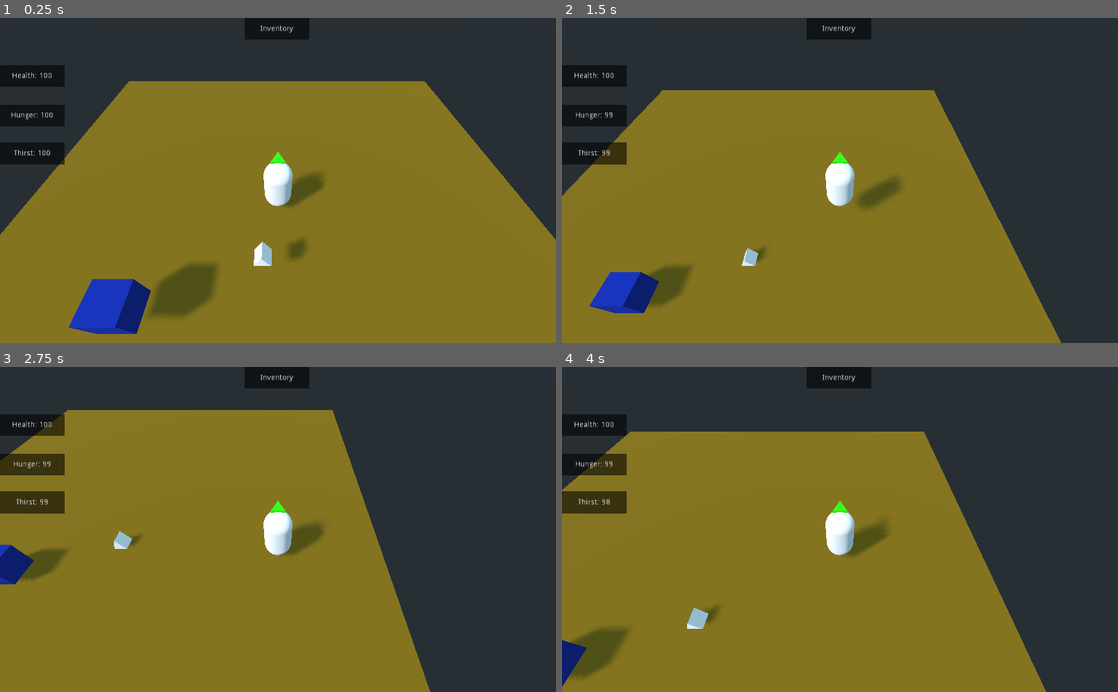
Above: before the commit, frames 1-4 (two rows, left to right).
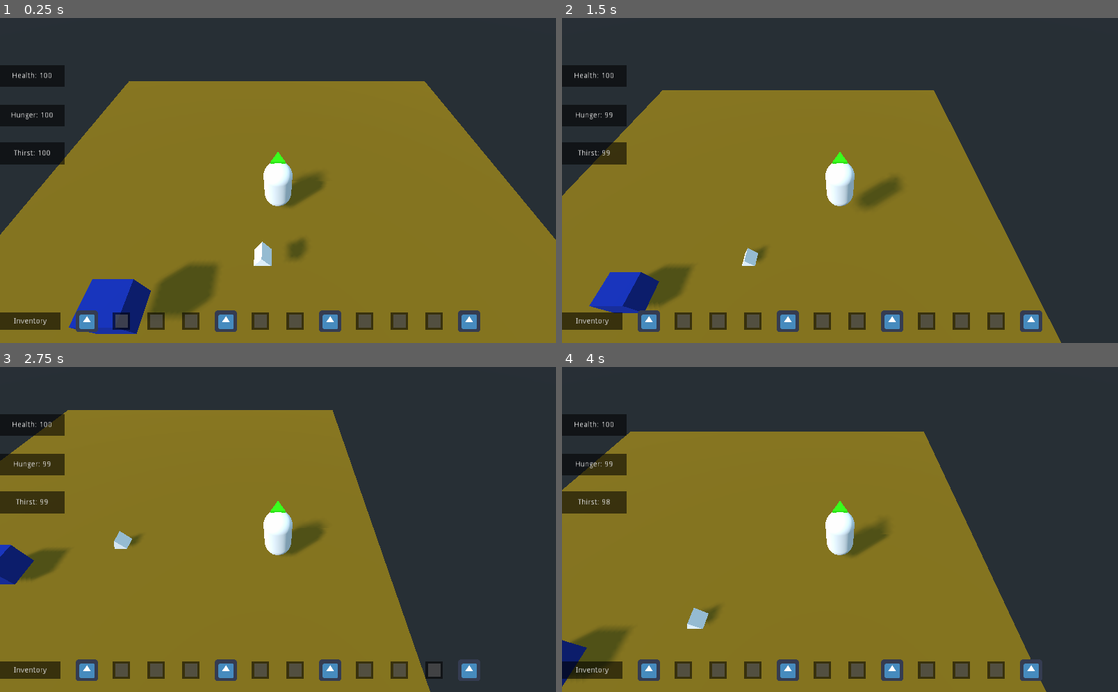
Above: after the commit, the same moments.

Repository: tjhosek/13-Final-Project
Game: Godot game, scene res://Scenes/TestWorld.tscn
The game is run twice, just before and just after one commit, with the same random seed, the same clock (stepped at 60 frames per second) and the same inputs. The engine's default icon, where the game draws it, is replaced by a stand-in: a white triangle on a blue panel in a dark square.
Inputs (mouse positions are in pixels of both pictures, inside the frame that each line leads up to):
- Up to frame 1 (0.25 s): no input
- Up to frame 2 (1.5 s): move the mouse to (962, 164) at 0.52 s; press the mouse at (962, 164) at 0.53 s; hold D (move_right) 0.53-1.28 s; tap Space (jump) at 0.77 s; move the mouse to (728, 196) at 1.27 s; release the mouse at (728, 196) at 1.28 s; hold S (move_down) from 1.28 s (still down); click (728, 196) at 1.35 s
- Up to frame 3 (2.75 s): tap Space (jump) at 1.52 s; move the mouse to (333, 458) at 2.02 s; release S (move_down) at 2.03 s; press the mouse at (333, 458) at 2.03 s; hold D (move_right) from 2.03 s (still down)
- Up to frame 4 (4 s): move the mouse to (812, 594) at 2.77 s; release D (move_right) at 2.78 s; release the mouse at (812, 594) at 2.78 s; hold W (move_up) 2.78-3.53 s; click (812, 594) at 2.85 s; tap Space (jump) at 3.02, 3.77 s; move the mouse to (1006, 578) at 3.52 s; press the mouse at (1006, 578) at 3.53 s; hold A (move_left) from 3.53 s (still down)

The runs differ from the first frame. In frame 1, 3.7% of the frame differs, in the area x 0-87%, y 0-97%; in frame 2, 3.7%; in frame 3, 3.7%; in frame 4, 3.7%.

Commit message:
Added hotbar

Diff:
--- /dev/null
+++ b/Project/Scenes/InventoryItem.gd
@@ -0,0 +1,34 @@
+extends Area2D
+
+var dragged = false
+var moused_over = false
+
+# Called when the node enters the scene tree for the first time.
+func _ready():
+	pass # Replace with function body.
+
+func _physics_process(delta):
+	if moused_over and Input.is_action_pressed("left_click"):
+		position = get_viewport().get_mouse_position()
+		dragged = true
+	else:
+		position = get_closest_item_holder().position
+
+func _on_InventoryItem_mouse_entered():
+	if not Input.is_action_pressed("left_click"):
+		moused_over = true
+
+func _on_InventoryItem_mouse_exited():
+	if not Input.is_action_pressed("left_click"):
+		moused_over = false
+
+func get_closest_item_holder():
+	var holders = get_tree().get_nodes_in_group("Inventory Item Holder")
+	var min_distance = position.distance_squared_to(holders[0].position)
+	var closest_holder = holders[0]
+	for holder in holders:
+		var distance = position.distance_squared_to(holder.position)
+		if distance < min_distance:
+			closest_holder = holder
+			min_distance = distance
+	return closest_holder
--- /dev/null
+++ b/Project/Scenes/InventoryItem.tscn
@@ -0,0 +1,21 @@
+[gd_scene load_steps=4 format=2]
+
+[ext_resource path="res://Scenes/InventoryItem.gd" type="Script" id=1]
+[ext_resource path="res://icon.png" type="Texture" id=2]
+
+[sub_resource type="RectangleShape2D" id=1]
+extents = Vector2( 24, 24 )
+
+[node name="InventoryItem" type="Area2D" groups=[
+"Inventory Item",
+]]
+script = ExtResource( 1 )
+
+[node name="Sprite" type="Sprite" parent="."]
+scale = Vector2( 0.625, 0.625 )
+texture = ExtResource( 2 )
+
+[node name="CollisionShape2D" type="CollisionShape2D" parent="."]
+shape = SubResource( 1 )
+[connection signal="mouse_entered" from="." to="." method="_on_InventoryItem_mouse_entered"]
+[connection signal="mouse_exited" from="." to="." method="_on_InventoryItem_mouse_exited"]
--- /dev/null
+++ b/Project/Scenes/InventorySpace.gd
@@ -0,0 +1,7 @@
+extends ColorRect
+
+var occupied = false
+var last_held = null
+
+func _ready():
+	pass # Replace with function body.
--- /dev/null
+++ b/Project/Scenes/InventorySpace.tscn
@@ -0,0 +1,22 @@
+[gd_scene load_steps=2 format=2]
+
+[ext_resource path="res://Scenes/InventorySpace.gd" type="Script" id=1]
+
+[node name="InventorySpace" type="Node2D" groups=[
+"Inventory Item Holder",
+]]
+
+[node name="OuterRect" type="ColorRect" parent="."]
+margin_left = -16.0
+margin_top = -16.0
+margin_right = 16.0
+margin_bottom = 16.0
+color = Color( 0, 0, 0, 0.572549 )
+script = ExtResource( 1 )
+
+[node name="InnerRect" type="ColorRect" parent="."]
+margin_left = -12.0
+margin_top = -12.0
+margin_right = 12.0
+margin_bottom = 12.0
+color = Color( 0.4, 0.4, 0.4, 0.572549 )
--- /dev/null
+++ b/Project/Scenes/Item.gd
@@ -0,0 +1,13 @@
+extends RigidBody
+
+# Declare member variables here. Examples:
+# var a = 2
+# var b = "text"
+
+# Called when the node enters the scene tree for the first time.
+func _ready():
+	pass # Replace with function body.
+
+# Called every frame. 'delta' is the elapsed time since the previous frame.
+#func _process(delta):
+#	pass
--- a/Project/Scenes/Item.tscn
+++ b/Project/Scenes/Item.tscn
@@ -1,24 +1,27 @@
-[gd_scene load_steps=5 format=2]
+[gd_scene load_steps=6 format=2]
 
-[sub_resource type="PhysicsMaterial" id=4]
+[ext_resource path="res://Scenes/Item.gd" type="Script" id=1]
 
-[sub_resource type="SpatialMaterial" id=1]
+[sub_resource type="PhysicsMaterial" id=1]
 
-[sub_resource type="PrismMesh" id=2]
-material = SubResource( 1 )
+[sub_resource type="SpatialMaterial" id=2]
+
+[sub_resource type="PrismMesh" id=3]
+material = SubResource( 2 )
 size = Vector3( 0.5, 0.5, 0.5 )
 
-[sub_resource type="ConvexPolygonShape" id=5]
+[sub_resource type="ConvexPolygonShape" id=4]
 points = PoolVector3Array( 0, 0.25, 0.25, 0, 0.25, -0.25, 0, 0.25, 0.25, 0, 0.25, -0.25, -0.25, -0.25, 0.25, 0.25, -0.2 …(272 unchanged characters)…
 
 [node name="Item" type="RigidBody"]
 collision_layer = 4
 collision_mask = 3
-physics_material_override = SubResource( 4 )
+physics_material_override = SubResource( 1 )
+script = ExtResource( 1 )
 
 [node name="MeshInstance" type="MeshInstance" parent="."]
-mesh = SubResource( 2 )
+mesh = SubResource( 3 )
 material/0 = null
 
 [node name="CollisionShape" type="CollisionShape" parent="."]
-shape = SubResource( 5 )
+shape = SubResource( 4 )
--- a/Project/Scenes/Player.tscn
+++ b/Project/Scenes/Player.tscn
@@ -1,6 +1,8 @@
-[gd_scene load_steps=8 format=2]
+[gd_scene load_steps=10 format=2]
 
 [ext_resource path="res://Scripts/Player.gd" type="Script" id=1]
+[ext_resource path="res://Scenes/InventorySpace.tscn" type="PackedScene" id=2]
+[ext_resource path="res://Scenes/InventoryItem.tscn" type="PackedScene" id=3]
 
 [sub_resource type="CapsuleShape" id=1]
 radius = 0.5
@@ -52,17 +54,17 @@
 [node name="ColorRect" type="ColorRect" parent="Hud"]
 anchor_right = 1.0
 anchor_bottom = 1.0
-margin_left = 450.0
-margin_right = 570.0
-margin_bottom = 40.0
+margin_top = 544.0
+margin_right = 112.0
+margin_bottom = 576.0
 color = Color( 0, 0, 0, 0.572549 )
 __meta__ = {
 "_edit_group_": true
 }
 
 [node name="Title" type="Label" parent="Hud/ColorRect"]
-margin_right = 120.0
-margin_bottom = 40.0
+margin_right = 112.0
+margin_bottom = 32.0
 text = "Inventory"
 align = 1
 valign = 1
@@ -124,7 +126,55 @@
 align = 1
 valign = 1
 
-[node name="Inventory" type="Node" parent="Hud"]
+[node name="Hotbar" type="Node" parent="Hud"]
+
+[node name="InventorySpace" parent="Hud/Hotbar" instance=ExtResource( 2 )]
+position = Vector2( 864, 560 )
+
+[node name="InventorySpace2" parent="Hud/Hotbar" instance=ExtResource( 2 )]
+position = Vector2( 800, 560 )
+
+[node name="InventorySpace3" parent="Hud/Hotbar" instance=ExtResource( 2 )]
+position = Vector2( 736, 560 )
+
+[node name="InventorySpace4" parent="Hud/Hotbar" instance=ExtResource( 2 )]
+position = Vector2( 672, 560 )
+
+[node name="InventorySpace5" parent="Hud/Hotbar" instance=ExtResource( 2 )]
+position = Vector2( 608, 560 )
+
+[node name="InventorySpace6" parent="Hud/Hotbar" instance=ExtResource( 2 )]
+position = Vector2( 544, 560 )
+
+[node name="InventorySpace7" parent="Hud/Hotbar" instance=ExtResource( 2 )]
+position = Vector2( 480, 560 )
+
+[node name="InventorySpace8" parent="Hud/Hotbar" instance=ExtResource( 2 )]
+position = Vector2( 416, 560 )
+
+[node name="InventorySpace9" parent="Hud/Hotbar" instance=ExtResource( 2 )]
+position = Vector2( 352, 560 )
+
+[node name="InventorySpace10" parent="Hud/Hotbar" instance=ExtResource( 2 )]
+position = Vector2( 288, 560 )
+
+[node name="InventorySpace11" parent="Hud/Hotbar" instance=ExtResource( 2 )]
+position = Vector2( 224, 560 )
+
+[node name="InventorySpace12" parent="Hud/Hotbar" instance=ExtResource( 2 )]
+position = Vector2( 160, 560 )
+
+[node name="InventoryItem" parent="Hud/Hotbar" instance=ExtResource( 3 )]
+position = Vector2( 112, 368 )
+
+[node name="InventoryItem2" parent="Hud/Hotbar" instance=ExtResource( 3 )]
+position = Vector2( 880, 448 )
+
+[node name="InventoryItem3" parent="Hud/Hotbar" instance=ExtResource( 3 )]
+position = Vector2( 400, 348 )
+
+[node name="InventoryItem4" parent="Hud/Hotbar" instance=ExtResource( 3 )]
+position = Vector2( 596, 352 )
 
 [node name="AttributeTimer" type="Timer" parent="."]
 process_mode = 0
--- a/Project/Scenes/TestWorld.tscn
+++ b/Project/Scenes/TestWorld.tscn
@@ -33,7 +33,7 @@
 [node name="Player" parent="." instance=ExtResource( 1 )]
 transform = Transform( 1, 0, 0, 0, 1, 0, 0, 0, 1, 0, 0.973036, 0 )
 
-[node name="Item3" parent="." instance=ExtResource( 2 )]
+[node name="Item" parent="." instance=ExtResource( 2 )]
 transform = Transform( 1, 0, 0, 0, 1, 0, 0, 0, 1, -0.431706, 2.0953, 2.7031 )
 
 [node name="TestItem" parent="." instance=ExtResource( 3 )]
